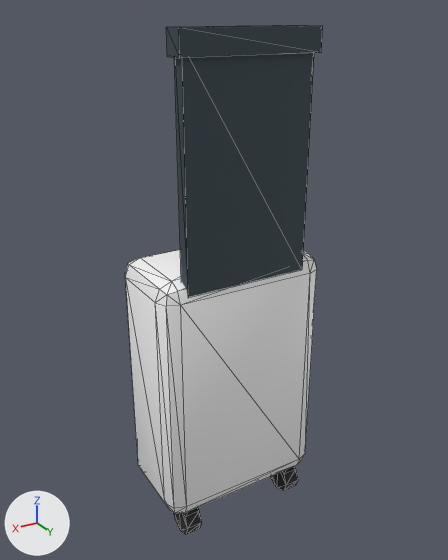
Renders of the glTF model 3d/assets/airport_suitcase.glb from each side of a commit.
Rendered twice from a camera (50 mm lens) standing at (0.694, 1.167, 1.218) and looking at (-0.01, -0.006, 0.631). Arrows for +X, +Y and +Z are at lower left; the lights stay in place. The picture after the commit comes second. Mesh edges are drawn as thin lines. Where no turn or scale is listed for an object, it has been applied to the vertices. Vertices at exactly the same position are counted once.

Script lines for the objects in view, before the commit:
```python
me_airportsuitcase_body = bpy.data.meshes.new('AirportSuitcase_body')
me_airportsuitcase_body.from_pydata(...)  # 104 vertices, 188 faces; spans x -0.21..0.21, y -0.12..0.125, z 0.01..1.195
# faces by material slot: [108, 24, 56]
me_airportsuitcase_body.materials.append(mat_paint)  # white #fafafa
me_airportsuitcase_body.materials.append(mat_darktrim)  # dark blue #37474f
me_airportsuitcase_body.materials.append(mat_tire)  # black #262626
ob_airportsuitcase_body = bpy.data.objects.new('AirportSuitcase_body', me_airportsuitcase_body)
ob_airportsuitcase_body.location = (0.0, 0.0, 0.0)
```
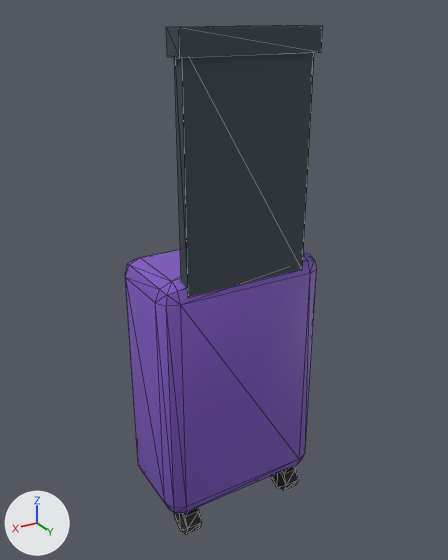
What differs and where, as boxes (x1, y1, x2, y2) in the pictures (448 x 560 px):
part 1 of me_airportsuitcase_body, recoloured (white to purple): (125, 250, 317, 513) in both

The change in detail:
Material 'CasePurple' (mat_casepurple) is new.
Its base color is (0.209, 0.0953, 0.539) (purple #7e57c2).
me_airportsuitcase_body has 104 vertices, 188 faces and spans x -0.21..0.21, y -0.12..0.125, z 0.01..1.195.
me_airportsuitcase_body is used by ob_airportsuitcase_body; location (0.0, 0.0, 0.0).
me_airportsuitcase_body part 1: all 108 faces that had it switch from mat_paint (white #fafafa) to mat_casepurple (purple #7e57c2).
